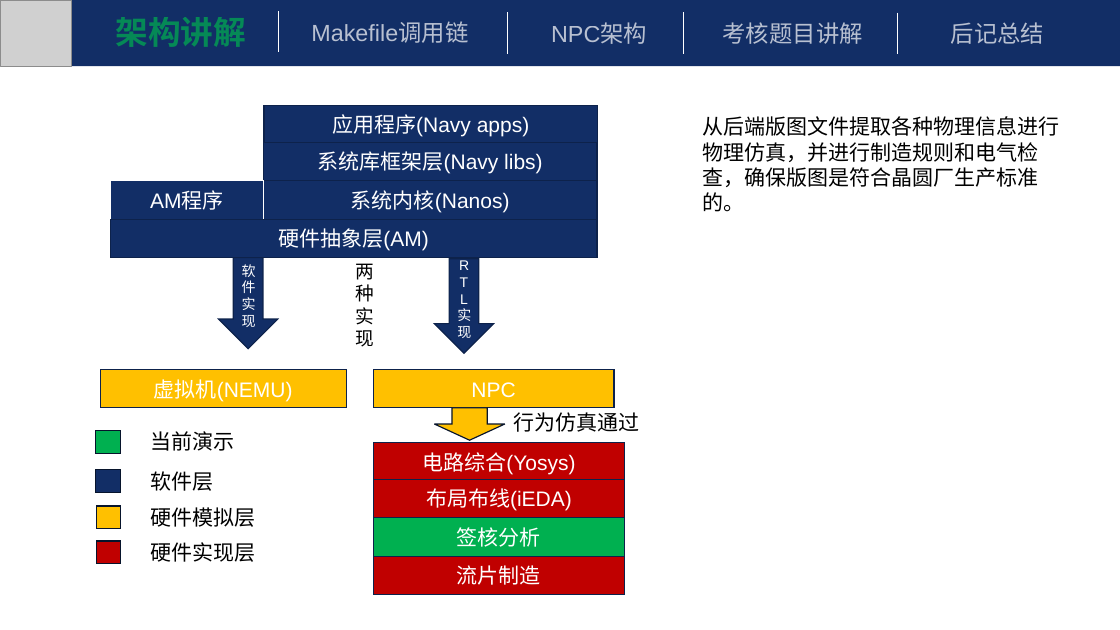
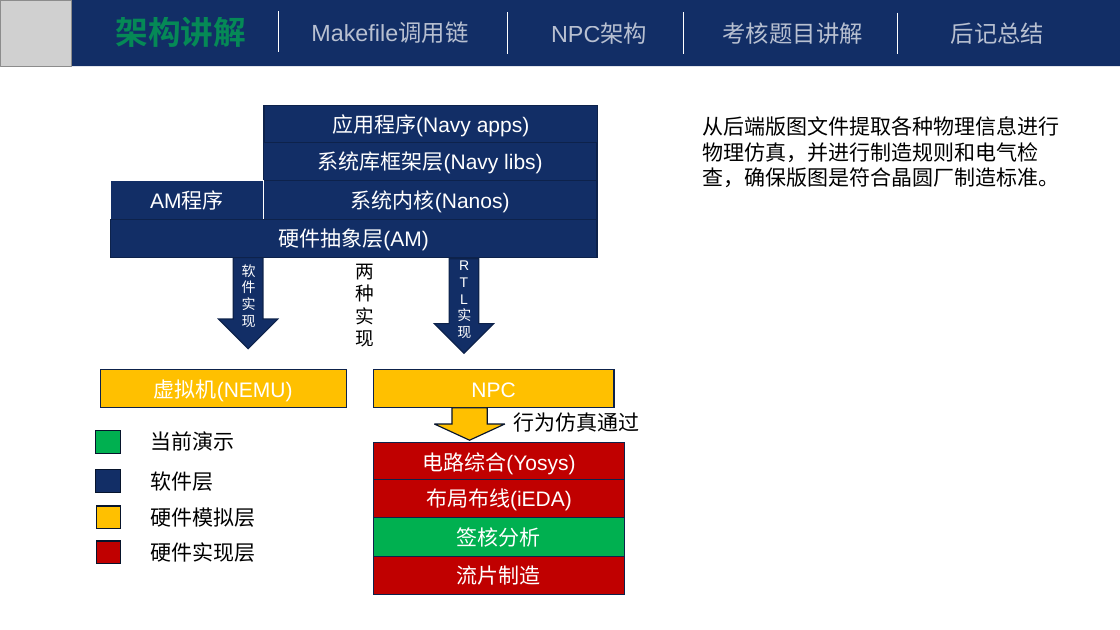
Before and after one commit to beautyseeker/YSYX, a slide deck: slide 12 of Misc/ysyx-C阶段答辩.pptx. Drawn at 1120x630 pixels with LibreOffice and Linux fonts; fonts in the diff are those of the drawing; grey boxes stand for pictures. Boxes give left, top, right and bottom in pixels: in the first picture for what was removed or moved away, otherwise in the second. Text is boxed around its words. In the diff, an @@ line names an element or a change of style, - is before the commit and + after.

```diff
--- a/Misc/ysyx-C阶段答辩.pptx
+++ b/Misc/ysyx-C阶段答辩.pptx
@@ text at bbox=[702, 116, 1059, 187]: text changed @@
-从后端版图文件提取各种物理信息进行物理仿真，并进行制造规则和电气检查，确保版图是符合晶圆厂生产标准的。
+从后端版图文件提取各种物理信息进行物理仿真，并进行制造规则和电气检查，确保版图是符合晶圆厂制造标准。
```
Also in this commit, not shown: 8 other slides changed, 3 slides added.
